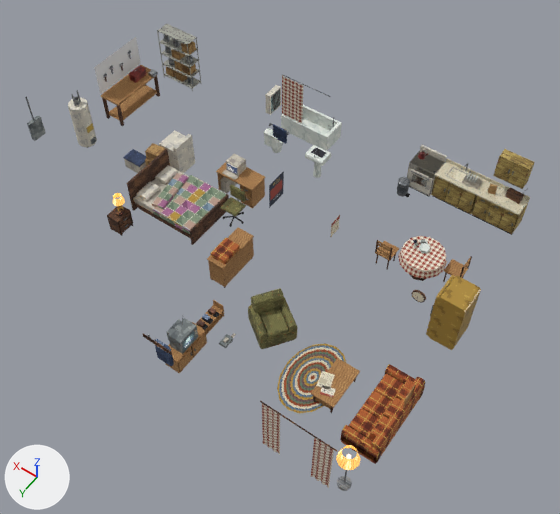
What one commit did to the glTF model THE_VEIL_ASSETS_V2/03_Residential/House_Variants/RES_PlayerHome_Furnishing.glb.
Camera for both pictures: a camera (50 mm lens) standing at (-8.62, 3.21, 16.36) and looking at (-1.47, -6.79, 0.64). The axes (+X, +Y, +Z) are drawn at lower left. The lights are the same throughout. The older version comes first. Objects named as collision shapes, trigger or cutter boxes, shadow casters or lower levels of detail are left out. Where no turn or scale is listed for an object, it has been applied to the vertices. Vertices at exactly the same position are counted once.

The older version as bpy lines, for what is in view:
```python
ob_res_playerhome_furnishing_mesh = bpy.data.objects.new('RES_PlayerHome_Furnishing_Mesh', me_res_playerhome_furnishing_mesh)
ob_res_playerhome_furnishing_mesh.location = (0.0, 0.0, 0.0)
```
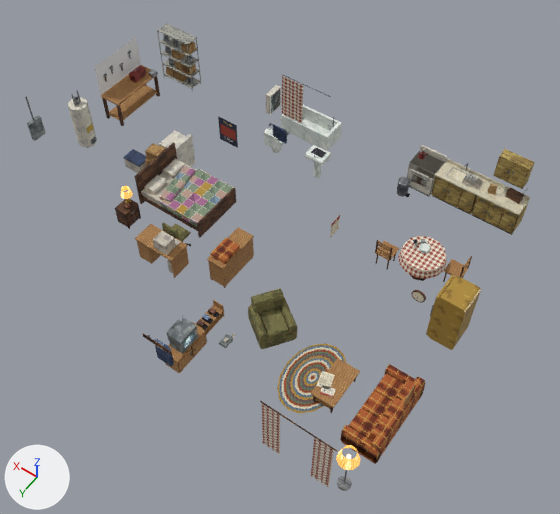
Boxes [x1, y1, x2, y2] around the edits, measured in the pictures (560 x 514 px; the box of a moved part takes in the faces that stretch with it):
part 1 of me_res_playerhome_furnishing_mesh, moved or reshaped: before [127, 149, 170, 211]; after [134, 143, 177, 204]
part 2 of me_res_playerhome_furnishing_mesh, moved or reshaped: before [189, 194, 229, 245]; after [197, 188, 236, 238]
part 3 of me_res_playerhome_furnishing_mesh, moved or reshaped: before [133, 202, 190, 238]; after [141, 195, 198, 231]
part 4 of me_res_playerhome_furnishing_mesh, moved or reshaped: before [107, 205, 133, 235]; after [115, 198, 141, 228]
part 5 of me_res_playerhome_furnishing_mesh, moved or reshaped: before [118, 212, 131, 226]; after [126, 205, 138, 219]
part 6 of me_res_playerhome_furnishing_mesh, moved or reshaped: before [120, 217, 132, 234]; after [127, 210, 140, 226]
part 7 of me_res_playerhome_furnishing_mesh, moved or reshaped: before [116, 209, 124, 217]; after [124, 202, 132, 210]
part 8 of me_res_playerhome_furnishing_mesh, moved or reshaped: before [216, 162, 265, 191]; after [135, 224, 187, 261]
part 9 of me_res_playerhome_furnishing_mesh, moved or reshaped: before [241, 180, 265, 208]; after [136, 240, 161, 264]
part 10 of me_res_playerhome_furnishing_mesh, moved or reshaped: before [217, 173, 224, 190]; after [171, 248, 189, 278]
part 11 of me_res_playerhome_furnishing_mesh, moved or reshaped (not visible afterwards): before [240, 185, 252, 195]
part 12 of me_res_playerhome_furnishing_mesh, moved or reshaped (not visible afterwards): before [242, 192, 253, 207]
part 13 of me_res_playerhome_furnishing_mesh, moved or reshaped: before [113, 154, 284, 234]; after [121, 116, 238, 273]

The change in detail:
me_res_playerhome_furnishing_mesh has 3886 vertices, 5545 faces and spans x -6.41..6.39, y -11.5..-2.34, z 0.02..2.75.
me_res_playerhome_furnishing_mesh is used by ob_res_playerhome_furnishing_mesh; location (0.0, 0.0, 0.0).
me_res_playerhome_furnishing_mesh part 1: the loose piece of 8 vertices spanning x 2.66..2.72, y -7.38..-5.82, z 0.6..1.65 is moved by (0.0, -0.3, 0.0).
me_res_playerhome_furnishing_mesh part 2: the loose piece of 8 vertices spanning x 0.62..0.68, y -7.38..-5.82, z 0.6..1.15 is moved by (0.0, -0.3, 0.0).
me_res_playerhome_furnishing_mesh part 3: the loose piece of 8 vertices spanning x 0.68..2.66, y -7.35..-5.85, z 0.78..0.92 is moved by (0.0, -0.3, 0.0).
me_res_playerhome_furnishing_mesh part 4: the loose piece of 8 vertices spanning x 2.35..2.72, y -5.44..-4.96, z 0.65..1.18 is moved by (0.0, -0.3, 0.0).
me_res_playerhome_furnishing_mesh part 5: the loose piece of 8 vertices spanning x 2.35..2.37, y -5.41..-4.99, z 0.98..1.14 is moved by (0.0, -0.3, 0.0).
me_res_playerhome_furnishing_mesh part 6: the loose piece of 8 vertices spanning x 2.35..2.37, y -5.41..-4.99, z 0.68..0.94 is moved by (0.0, -0.3, 0.0).
me_res_playerhome_furnishing_mesh part 7: the loose piece of 8 vertices spanning x 2.42..2.53, y -5.3..-5.1, z 1.18..1.27 is moved by (0.0, -0.3, 0.0).
me_res_playerhome_furnishing_mesh part 8: the loose piece of 8 vertices spanning x 0.1..1.3, y -8.32..-7.72, z 1.31..1.35 is turned 180 degrees about the z axis through its middle, then moved by (0.2, 3.01, 0.0).
me_res_playerhome_furnishing_mesh part 9: the loose piece of 8 vertices spanning x 0.12..0.52, y -8.31..-7.74, z 0.6..1.31 is turned 180 degrees about the z axis through its middle, then moved by (0.96, 3.01, 0.0).
me_res_playerhome_furnishing_mesh part 10: the loose piece of 8 vertices spanning x 1.25..1.28, y -8.31..-7.74, z 0.6..1.31 is turned 180 degrees about the z axis through its middle, then moved by (-0.93, 3.01, 0.0).
me_res_playerhome_furnishing_mesh part 11: the loose piece of 8 vertices spanning x 0.13..0.51, y -7.76..-7.74, z 1.13..1.29 is turned 180 degrees about the z axis through its middle, then moved by (0.96, 2.47, 0.0).
me_res_playerhome_furnishing_mesh part 12: the loose piece of 8 vertices spanning x 0.13..0.51, y -7.76..-7.74, z 0.65..1.09 is turned 180 degrees about the z axis through its middle, then moved by (0.96, 2.47, 0.0).
me_res_playerhome_furnishing_mesh part 13: 384 of 3886 vertices moved; they spanned x -0.93..2.73, y -8.27..-5.11, z 0.6..2.7 and now span x 0.38..2.73, y -8.33..-4.76, z 0.6..2.7; mean shift (0.28, 0.84, 0.0); largest move (1.1, -8.27, 1.69) -> (0.5, -4.76, 1.69).
